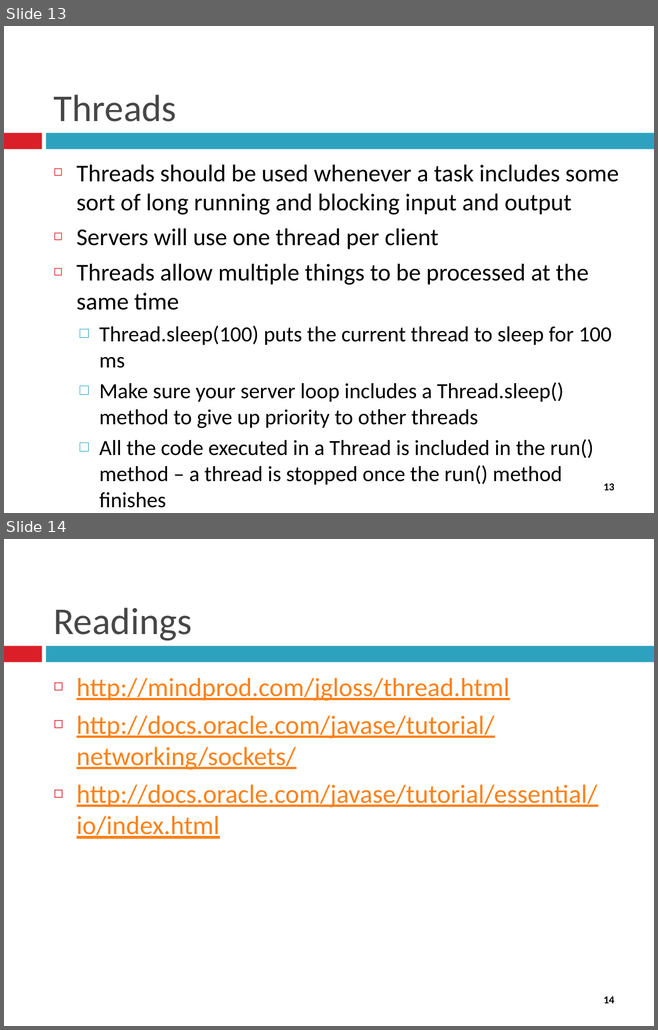
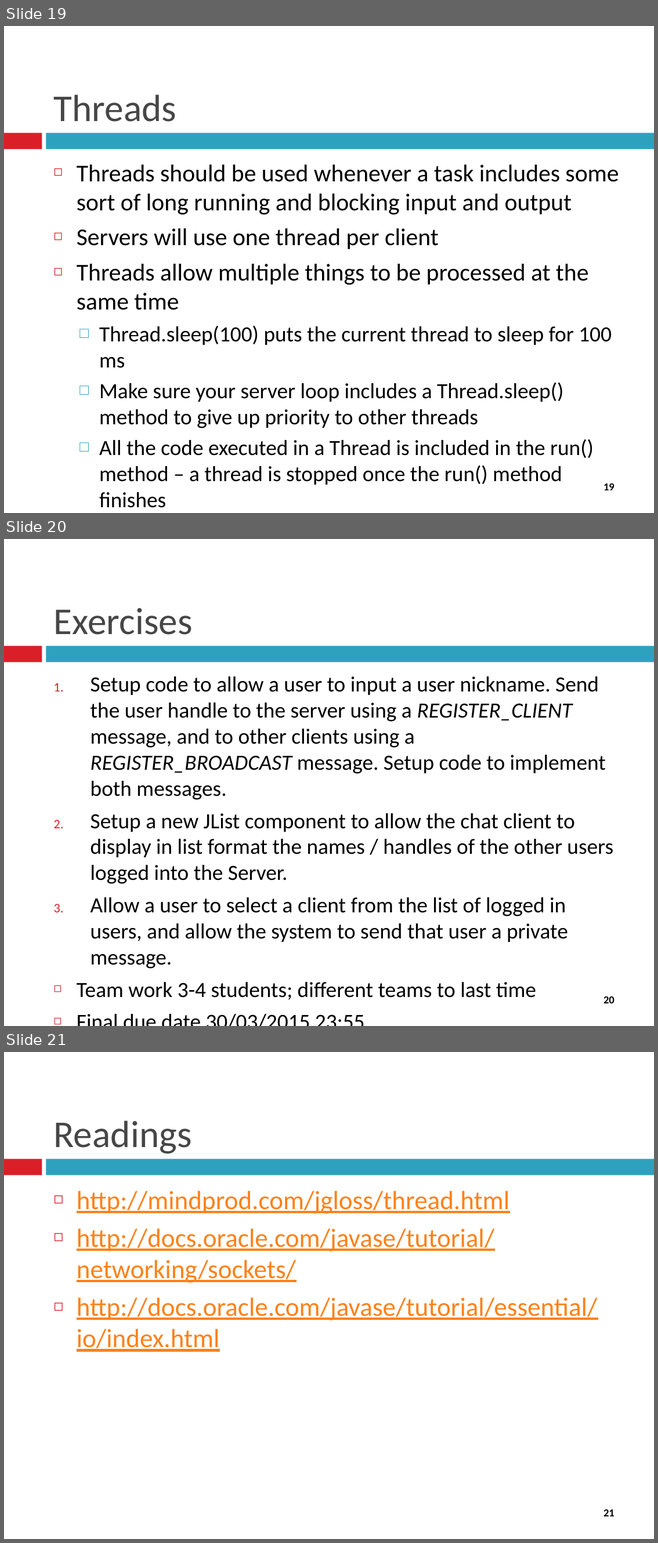
Before and after one commit to gareththomasnz/JAVAEE_Asst2, a slide deck: Documents/Week 5/Socket Programming.pptx. Shown one above the other, each under a label of ours: slides 13 and 14 before the commit, slides 19, 20 and 21 after it. The pictures are 658x1030 and 658x1543 pixels, drawn with LibreOffice and Linux fonts; fonts in the diff are those of the drawing. Boxes give left, top, right and bottom in pixels: in the first picture for what was removed or moved away, otherwise in the second. Text is boxed around its words. In the diff, an @@ line names an element or a change of style, - is before the commit and + after.

```diff
--- a/Documents/Week 5/Socket Programming.pptx
+++ b/Documents/Week 5/Socket Programming.pptx
@@ slide 20 added at box(4, 539, 654, 1026), background #FFFFFF; not listed: 3 template elements that a slide beside it also shows @@
@@ title added at box(54, 608, 192, 635), 42 pt, text #464646 @@
+Exercises
@@ text added at box(76, 676, 613, 1000), 24.1 pt, text #000000 @@
+1. Setup code to allow a user to input a user nickname. Send the user handle to the server using a REGISTER_CLIENT message, and to other clients using a REGISTER_BROADCAST message. Setup code to implement both messages.
+2. Setup a new JList component to allow the chat client to display in list format the names / handles of the other users logged into the Server.
+3. Allow a user to select a client from the list of logged in users, and allow the system to send that user a private message.
+◻ Team work 3-4 students; different teams to last time
+◻ Final due date 30/03/2015 23:55
@@ what was slide 13 is now slide 19 @@
@@ page number at box(603, 484, 614, 491): text changed @@
-13
+19
@@ what was slide 14 is now slide 21 @@
@@ page number at box(603, 1510, 614, 1517): text changed @@
-14
+21
```
Also in this commit, not shown: 1 slide changed, 6 other slides added, 20 other files.
